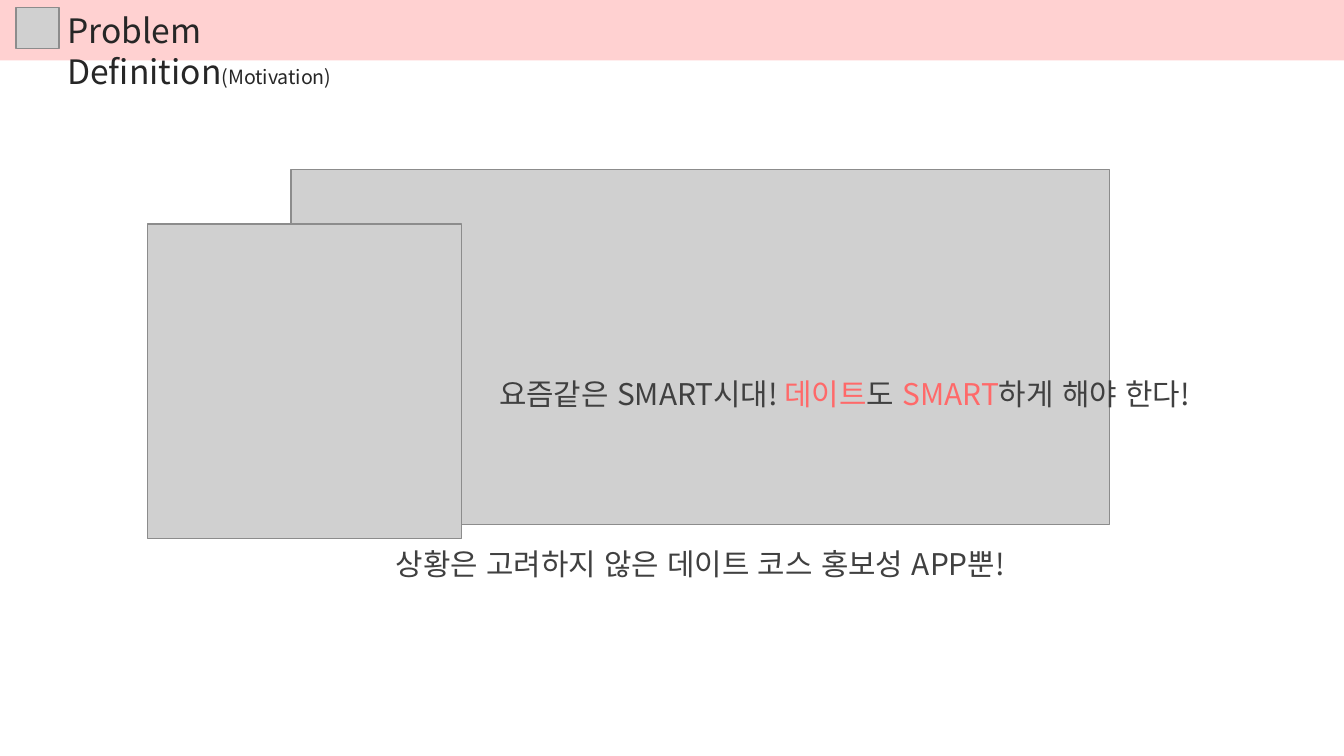
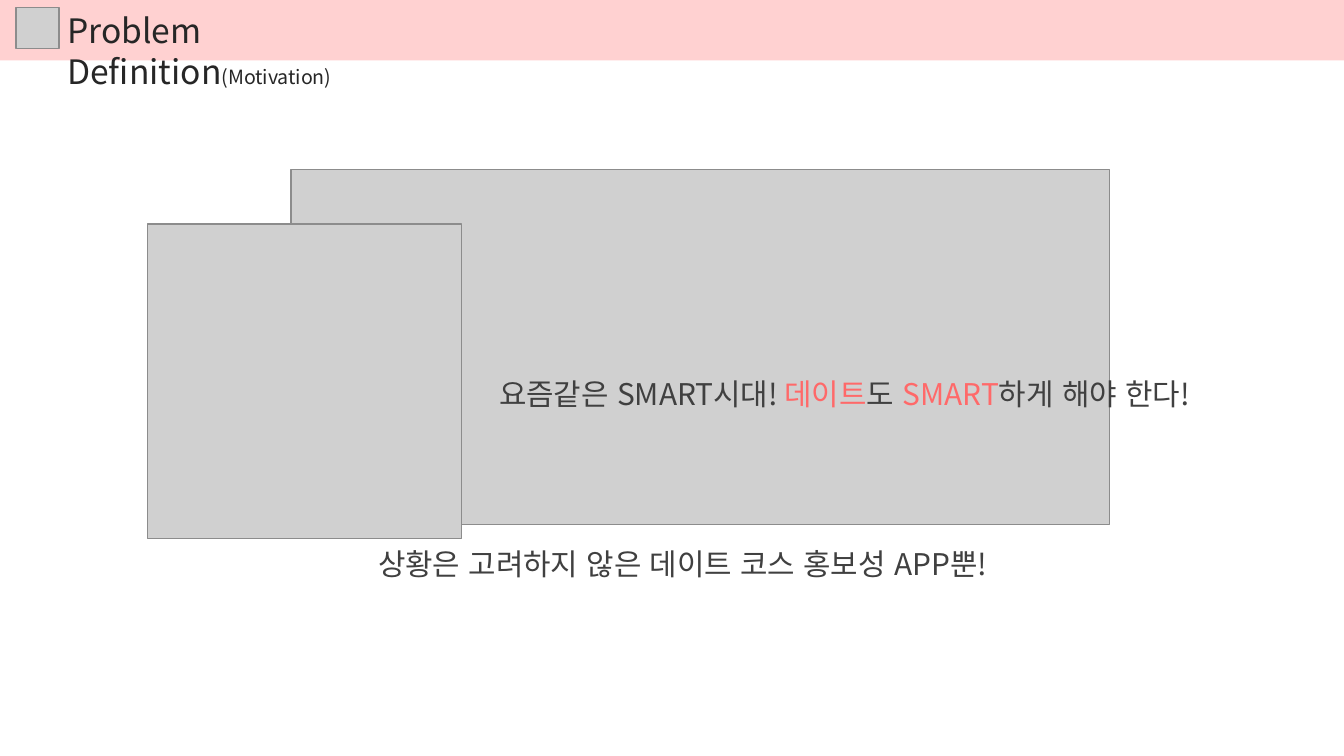
Before and after one commit to DokyeongKwon/DataStructureDesign-2018-2, a slide deck: slide 4 of 02. Problem Solving/서울 데이트 코스 추천 Problem Solving.pptx. Drawn at 1344x756 pixels with LibreOffice and Linux fonts; fonts in the diff are those of the drawing; grey boxes stand for pictures. Boxes give left, top, right and bottom in pixels: in the first picture for what was removed or moved away, otherwise in the second. Text is boxed around its words. In the diff, an @@ line names an element or a change of style, - is before the commit and + after.

```diff
--- a/02. Problem Solving/서울 데이트 코스 추천 Problem Solving.pptx
+++ b/02. Problem Solving/서울 데이트 코스 추천 Problem Solving.pptx
@@ text "상황은 고려하지 않은 데이트 코스 ...": place and size @@
-text "상황은 고려하지 않은 데이트 코스 ..." at <box>396,550,1005,578</box>
+text "상황은 고려하지 않은 데이트 코스 ..." at <box>378,550,987,578</box>
```
Also in this commit, not shown: 4 other slides changed.
